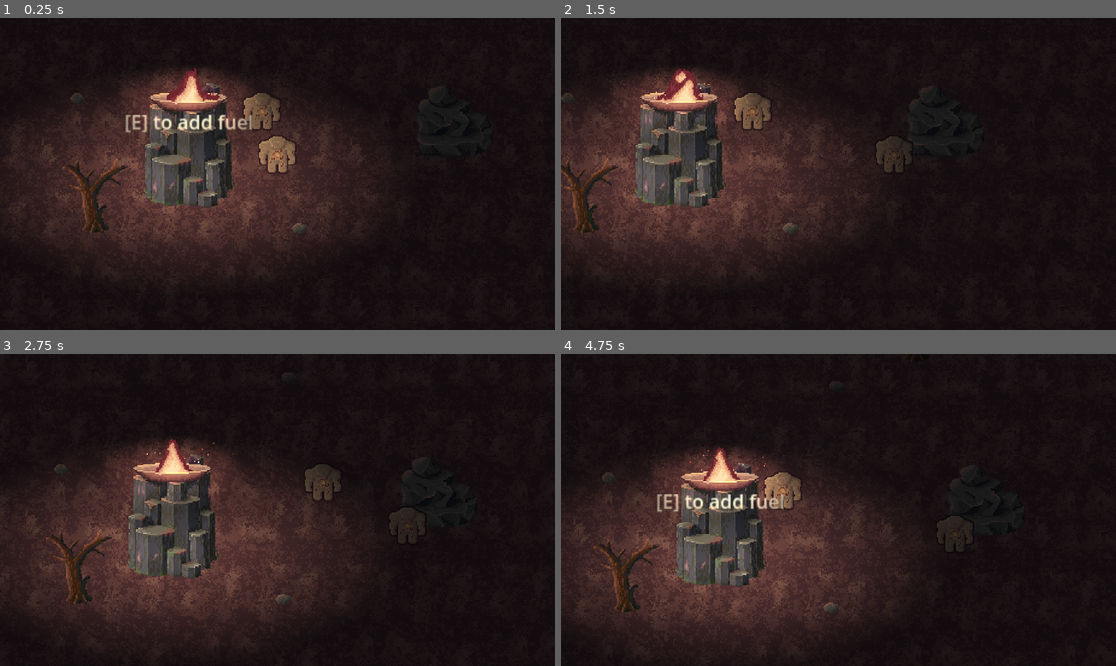
Above: before the commit, frames 1-4 (two rows, left to right).
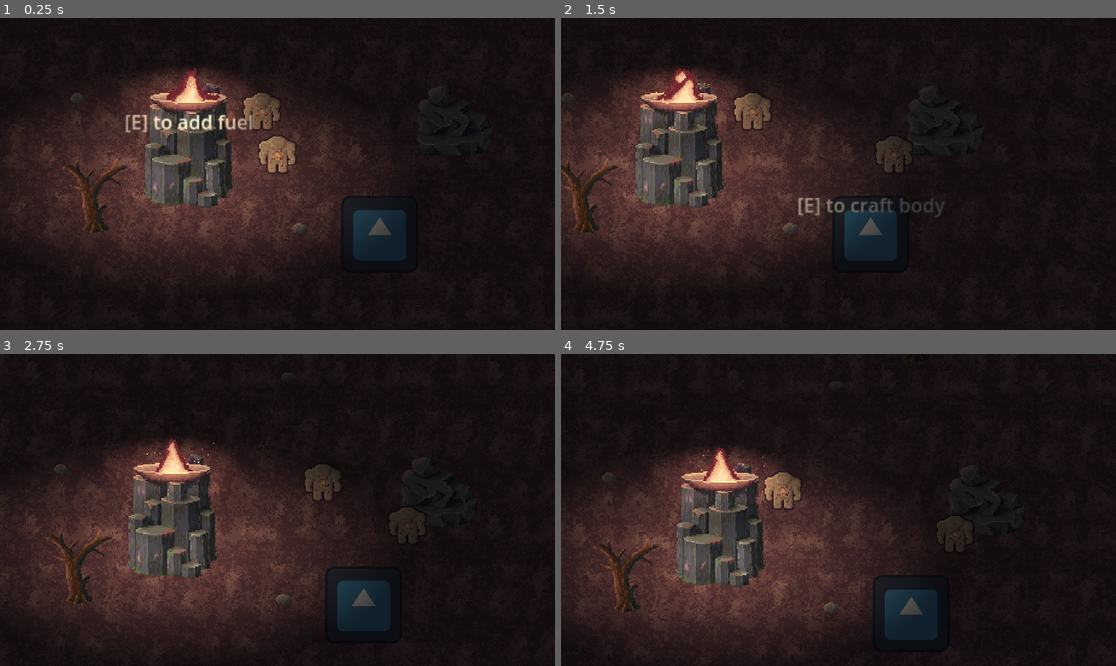
Above: after the commit, the same moments.

Repository: ShadowDragon5/eclipse
Game: Godot game, scene res://scenes/world.tscn
Two runs of this game, one before a commit and one after it. Both use one fixed random seed, a clock stepped at 60 frames per second and the inputs below. The engine's default icon, where the game draws it, is replaced by a stand-in: a white triangle on a blue panel in a dark square.
Inputs (mouse positions are in pixels of both pictures, inside the frame that each line leads up to):
- Up to frame 1 (0.25 s): no input
- Up to frame 2 (1.5 s): move the mouse to (960, 158) at 0.52 s; hold Right (ui_right) 0.53-1.25 s; hold E (interact) 0.53-1.25 s; click (960, 158) at 0.67 s; drag from (727, 189) to (622, 230) at 1.27 s
- Up to frame 3 (2.75 s): move the mouse to (333, 441) at 2.02 s; hold Right (ui_right) from 2.03 s (still down); hold E (interact) from 2.03 s (still down); tap Tab (swap_body) at 2.1 s
- Up to frame 4 (4.75 s): release Right (ui_right) at 2.75 s; release E (interact) at 2.75 s; drag from (810, 572) to (622, 466) at 2.77 s; move the mouse to (1005, 556) at 3.52 s; hold Left (ui_left) 3.53-4.25 s; hold E (interact) 3.53-4.25 s; drag from (672, 463) to (577, 609) at 4.27 s

The runs differ from the first frame. In frame 1, 1.6% of the frame differs, in the area x 61-74%, y 57-78%; in frame 2, 2.1%; in frame 3, 1.6%; in frame 4, 2.2%, in the area x 17-68%, y 44-92%.
Error after the commit: Invalid call. Nonexistent function 'Node2D(craftingCircle.gd)::_on_interact3 (Callable)'. (res://scripts/interaction_manager.gd:44)

Commit message:
Crafting in progress
Crafting circle has half of the recipes done, can make axe or pick

Diff:
--- /dev/null
+++ b/craftingCircle.gd
@@ -0,0 +1,59 @@
+extends Node2D
+
+@onready var interaction_area: InteractionArea = $InteractionArea
+
+@export var crafts:Array[String]
+@export var wood_item: InvItem
+@export var rock_item: InvItem
+
+var wood_count = 0
+var rock_count = 0
+
+# Called when the node enters the scene tree for the first time.
+func _ready():
+	$InteractionAreaHead.interact = Callable(self, "_on_interact1")
+	$InteractionAreaArms.interact = Callable(self, "_on_interact2")
+	$InteractionAreaBody.interact = Callable(self, "_on_interact3")
+	$InteractionAreaLegs.interact = Callable(self, "_on_interact4")
+	$InteractionAreaAxe.interact = Callable(self, "_on_interact5")
+	$InteractionAreaPick.interact = Callable(self, "_on_interact6")
+	$InteractionAreaWood.interact = Callable(self, "_on_interact7")
+	$InteractionAreaRock.interact = Callable(self, "_on_interact8")
+
+func _on_interact5():
+	if Globals.get("player").has_axe():
+		print("You can only have one axe")
+		return
+
+	if wood_count >= 1 && rock_count >= 2:
+		Globals.get("player").add_axe()
+		wood_count -= 1
+		rock_count -= 2
+	else:
+		print("missing materials")
+
+func _on_interact6():
+	if Globals.get("player").has_pick():
+		print("You can only have one pick")
+		return
+
+	if wood_count >= 1 && rock_count >= 2:
+		Globals.get("player").add_pick()
+		wood_count -= 1
+		rock_count -= 2
+	else:
+		print("missing materials")
+
+func _on_interact7():
+	if Globals.get("player").has_item(wood_item):
+		Globals.get("player").remove_item(wood_item)
+		wood_count += 1
+	else:
+		print("no wood added")
+
+func _on_interact8():
+	if Globals.get("player").has_item(rock_item):
+		Globals.get("player").remove_item(rock_item)
+		rock_count += 1
+	else:
+		print("no rock added")
--- /dev/null
+++ b/scenes/crafting_circle.tscn
@@ -0,0 +1,71 @@
+[gd_scene load_steps=7 format=3 uid="uid://d0fwl6laugvmn"]
+
+[ext_resource type="Script" path="res://craftingCircle.gd" id="1_5ld6f"]
+[ext_resource type="Resource" uid="uid://4nx5kd7k2www" path="res://inventory/items/wood.tres" id="2_q178v"]
+[ext_resource type="Texture2D" uid="uid://ckhfn3lthiwcg" path="res://icon.svg" id="2_rvqoc"]
+[ext_resource type="PackedScene" uid="uid://dnm3rhrapnk6r" path="res://interactioin/interaction area/interaction_area.tscn" id="3_1d7wr"]
+[ext_resource type="Resource" uid="uid://dawgtdh0hjqea" path="res://inventory/items/rock.tres" id="3_m6gqa"]
+
+[sub_resource type="CircleShape2D" id="CircleShape2D_lrk5w"]
+radius = 64.0
+
+[node name="CraftingCircle" type="Node2D"]
+script = ExtResource("1_5ld6f")
+crafts = Array[String](["head", "arms", "body", "legs", "axe", "pick", "wood", "rock"])
+wood_item = ExtResource("2_q178v")
+rock_item = ExtResource("3_m6gqa")
+
+[node name="Sprite2D" type="Sprite2D" parent="."]
+scale = Vector2(0.5, 0.5)
+texture = ExtResource("2_rvqoc")
+
+[node name="InteractionAreaHead" parent="." instance=ExtResource("3_1d7wr")]
+action_name = "craft head"
+
+[node name="CollisionPolygon2D" type="CollisionPolygon2D" parent="InteractionAreaHead"]
+polygon = PackedVector2Array(0, 0, -64, 0, -62, -17, -56, -32, -45, -45)
+
+[node name="InteractionAreaArms" parent="." instance=ExtResource("3_1d7wr")]
+action_name = "craft arms"
+
+[node name="CollisionPolygon2D" type="CollisionPolygon2D" parent="InteractionAreaArms"]
+polygon = PackedVector2Array(0, 0, -45, -45, -32, -56, -17, -62, 0, -64)
+
+[node name="InteractionAreaBody" parent="." instance=ExtResource("3_1d7wr")]
+action_name = "craft body"
+
+[node name="CollisionPolygon2D" type="CollisionPolygon2D" parent="InteractionAreaBody"]
+polygon = PackedVector2Array(0, 0, 45, -45, 32, -56, 17, -62, 0, -64)
+
+[node name="InteractionAreaLegs" parent="." instance=ExtResource("3_1d7wr")]
+action_name = "craft legs"
+
+[node name="CollisionPolygon2D" type="CollisionPolygon2D" parent="InteractionAreaLegs"]
+polygon = PackedVector2Array(0, 0, 64, 0, 62, -17, 56, -32, 45, -45)
+
+[node name="InteractionAreaAxe" parent="." instance=ExtResource("3_1d7wr")]
+action_name = "craft axe"
+
+[node name="CollisionPolygon2D" type="CollisionPolygon2D" parent="InteractionAreaAxe"]
+polygon = PackedVector2Array(0, 0, 64, 0, 62, 17, 56, 32, 45, 45)
+
+[node name="InteractionAreaPick" parent="." instance=ExtResource("3_1d7wr")]
+action_name = "craft pick"
+
+[node name="CollisionPolygon2D" type="CollisionPolygon2D" parent="InteractionAreaPick"]
+polygon = PackedVector2Array(0, 0, 45, 45, 32, 56, 17, 62, 0, 64)
+
+[node name="InteractionAreaWood" parent="." instance=ExtResource("3_1d7wr")]
+action_name = "add wood"
+
+[node name="CollisionPolygon2D" type="CollisionPolygon2D" parent="InteractionAreaWood"]
+polygon = PackedVector2Array(0, 0, -45, 45, -32, 56, -17, 62, 0, 64)
+
+[node name="InteractionAreaRock" parent="." instance=ExtResource("3_1d7wr")]
+action_name = "add rock"
+
+[node name="CollisionPolygon2D" type="CollisionPolygon2D" parent="InteractionAreaRock"]
+polygon = PackedVector2Array(0, 0, -64, 0, -62, 17, -56, 32, -45, 45)
+
+[node name="CollisionShape2D" type="CollisionShape2D" parent="."]
+shape = SubResource("CircleShape2D_lrk5w")
--- a/scenes/world.tscn
+++ b/scenes/world.tscn
@@ -9,6 +9,7 @@
 [ext_resource type="PackedScene" uid="uid://tdawhwedsanv" path="res://scenes/objects/pebble_collectable.tscn" id="6_2oify"]
 [ext_resource type="PackedScene" uid="uid://3086cmgvyeq6" path="res://scenes/objects/boulder.tscn" id="8_0odco"]
 [ext_resource type="PackedScene" uid="uid://c6pcst1813nkq" path="res://scenes/resource_spawner.tscn" id="9_1upd8"]
+[ext_resource type="PackedScene" uid="uid://d0fwl6laugvmn" path="res://scenes/crafting_circle.tscn" id="10_mmlh2"]
 
 [sub_resource type="TileSetAtlasSource" id="TileSetAtlasSource_ra1yg"]
 texture = ExtResource("4_5u4fr")
@@ -89,3 +90,6 @@
 
 [node name="player2" parent="." instance=ExtResource("1_s6c5f")]
 position = Vector2(61, -41)
+
+[node name="CraftingCircle" parent="." instance=ExtResource("10_mmlh2")]
+position = Vector2(159, 45)
--- a/scripts/player.gd
+++ b/scripts/player.gd
@@ -153,8 +153,14 @@
 func exit_light_area():
 	is_area_light -= 1
 
+func add_pick():
+	pick = true
+
 func has_pick():
 	return pick
+
+func add_axe():
+	axe = true
 
 func has_axe():
 	return axe
Not shown: 1 places in scenes/world.tscn that only renumber resources
